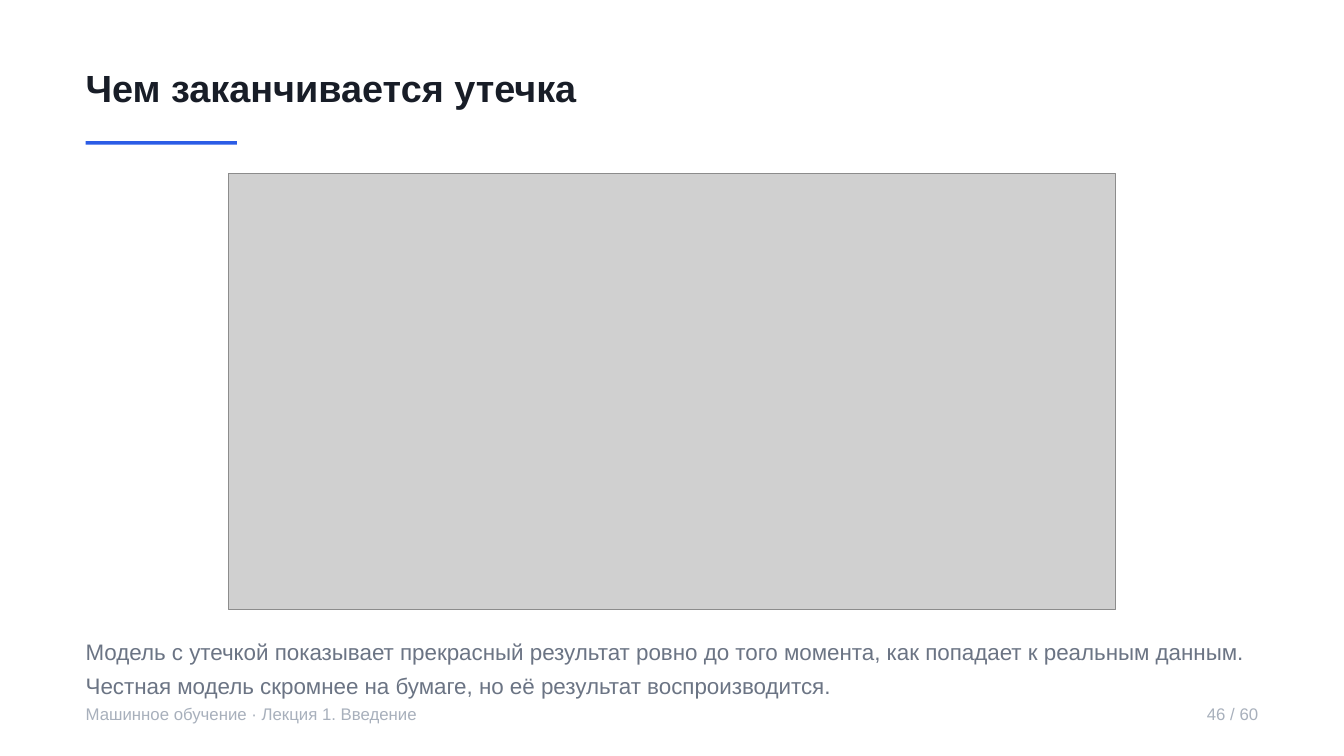
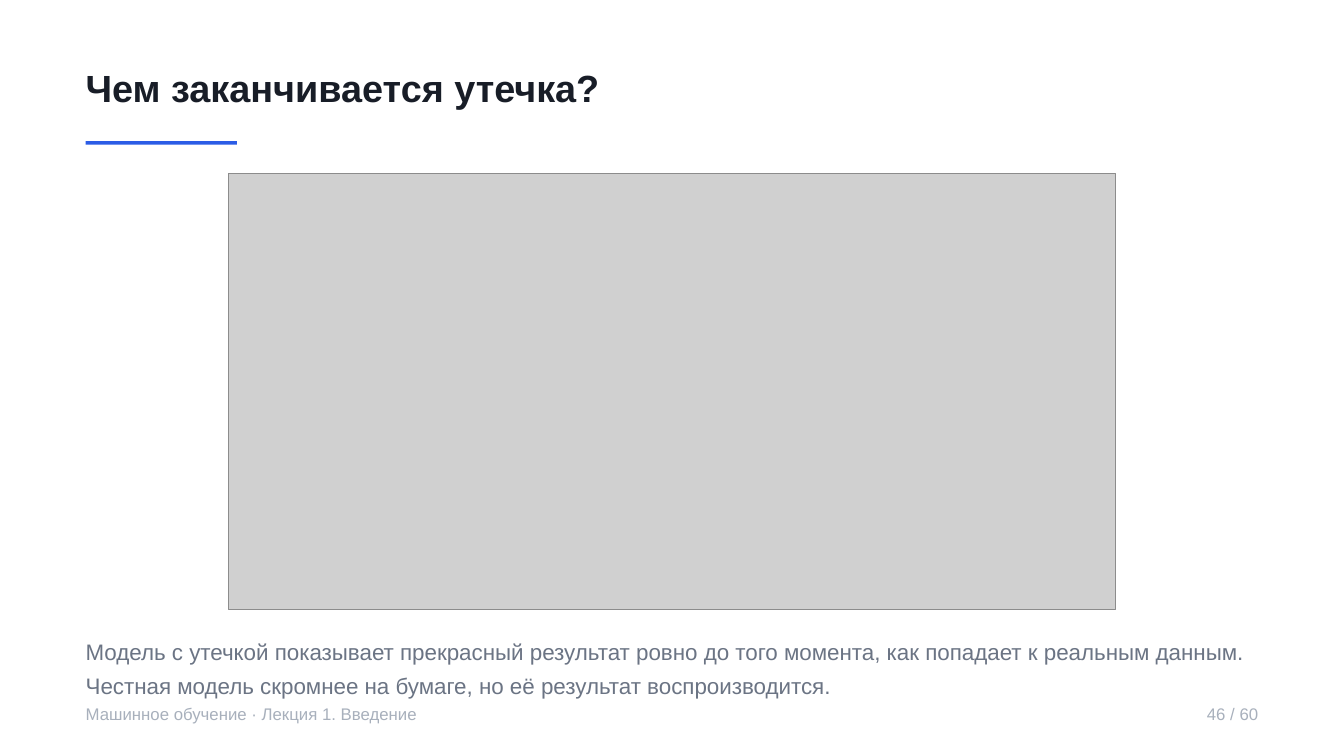
Before and after one commit to rustam-azimov/ml-course-spbu, a slide deck: slide 46 of lectures/lecture01.pptx. Drawn at 1344x756 pixels with LibreOffice and Linux fonts; fonts in the diff are those of the drawing; grey boxes stand for pictures. Boxes give left, top, right and bottom in pixels: in the first picture for what was removed or moved away, otherwise in the second. Text is boxed around its words. In the diff, an @@ line names an element or a change of style, - is before the commit and + after.

```diff
--- a/lectures/lecture01.pptx
+++ b/lectures/lecture01.pptx
@@ text at (86, 75, 599, 109): text changed @@
-Чем заканчивается утечка
+Чем заканчивается утечка?
```
Also in this commit, not shown: 13 other slides changed, 2 other files.
